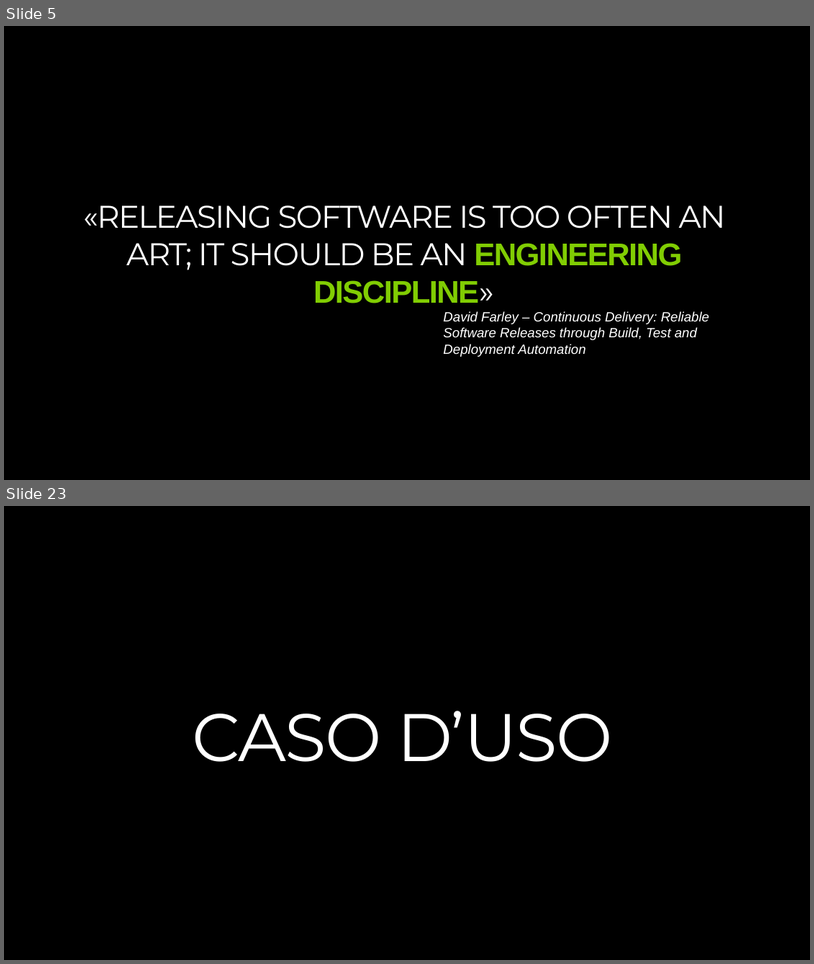
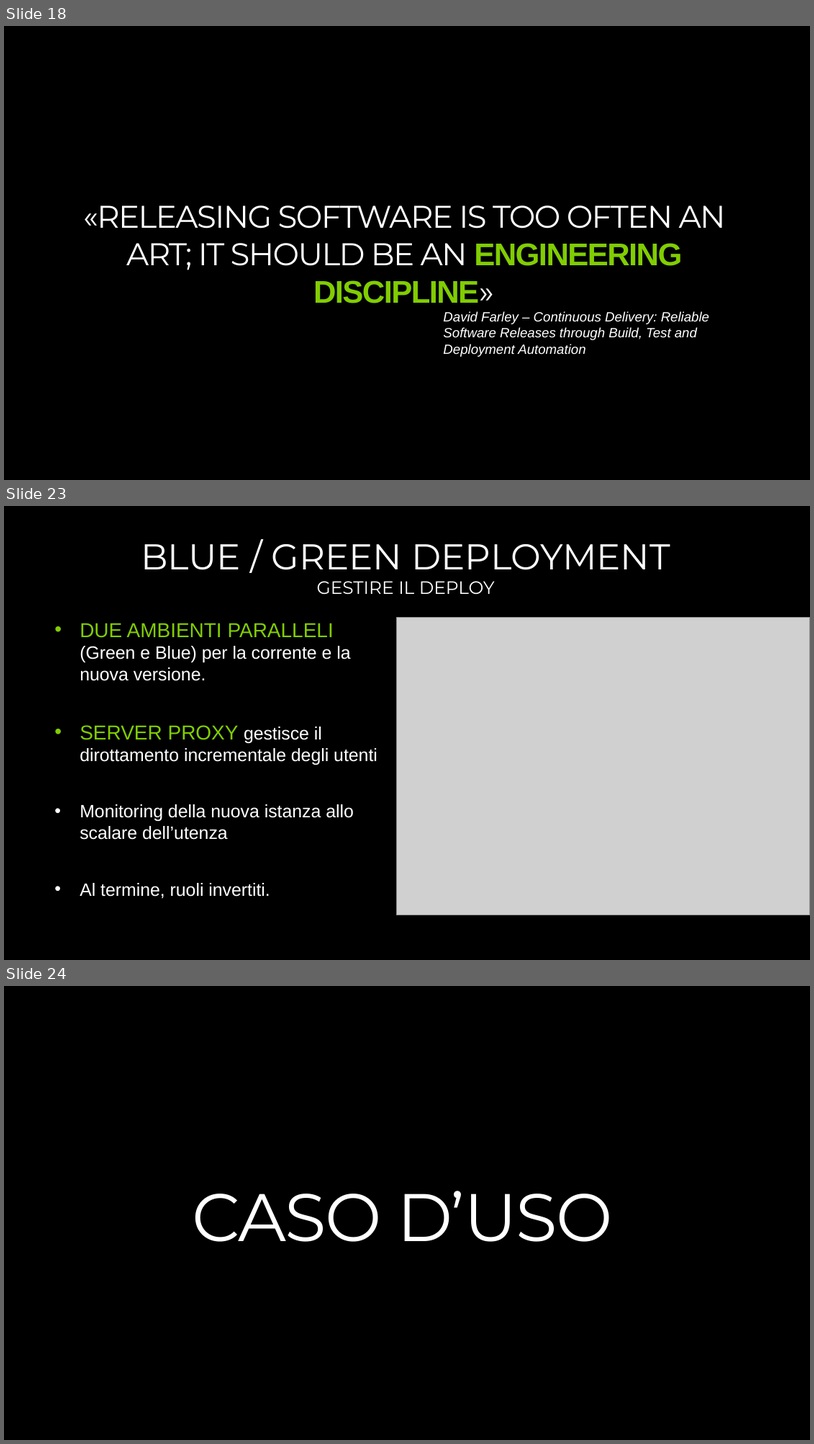
Before and after one commit to endless-upgrade/DevOpsHours, a slide deck: DEVOPS-3-TODO.pptx. Shown one above the other, each under a label of ours: slides 5 and 23 before the commit, slides 18, 23 and 24 after it; the slides between them are not shown. The pictures are 814x964 and 814x1444 pixels, drawn with LibreOffice and Linux fonts; fonts in the diff are those of the drawing; grey boxes stand for pictures; background and template pictures are left out. Boxes give left, top, right and bottom in pixels: in the first picture for what was removed or moved away, otherwise in the second. Text is boxed around its words. In the diff, an @@ line names an element or a change of style, - is before the commit and + after.

```diff
--- a/DEVOPS-3-TODO.pptx
+++ b/DEVOPS-3-TODO.pptx
@@ slide 23 added at box(4, 506, 810, 960), background #000000 @@
@@ title added at box(141, 544, 671, 570), 32 pt, text #FFFFFF @@
+BLUE / GREEN DEPLOYMENT
@@ subtitle added at box(317, 581, 495, 594), 16 pt, text #FFFFFF @@
+GESTIRE IL DEPLOY
@@ text added at box(80, 623, 378, 898), 16 pt, text #FFFFFF @@
+• DUE AMBIENTI PARALLELI (Green e Blue) per la corrente e la nuova versione.
+• SERVER PROXY gestisce il dirottamento incrementale degli utenti
+• Monitoring della nuova istanza allo scalare dell’utenza
+• Al termine, ruoli invertiti.
@@ picture added at box(396, 618, 810, 915) @@
@@ what was slide 5 is now slide 18 @@
@@ what was slide 23 is now slide 24 @@
```
Also in this commit, not shown: 2 slides changed, 14 other slides added, 14 slides removed.
